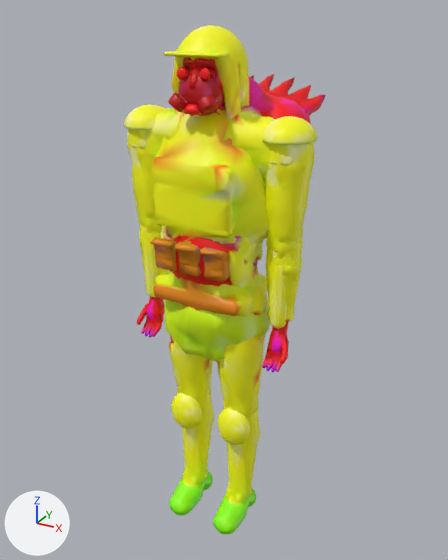
One commit to the glTF model models/zombie.glb: the scene before it, then after it.
One viewpoint serves both versions: a camera (50 mm lens) standing at (1.058, -1.864, 1.987) and looking at (-0.013, 0.082, 1.014). Every picture has the same lights, and +X, +Y and +Z are marked at lower left. The first picture is the older version. Vertices at exactly the same position are counted once.

The first picture shows 'boss_hump', 'brute_helmet', 'brute_vest', 'head_c', 'shin.L', 'shin.R', 'thigh.L', 'thigh.R', 'torso_bloat', 'torso_jacket', 'uarm_jacket.L', 'uarm_jacket.R' and 14 more.
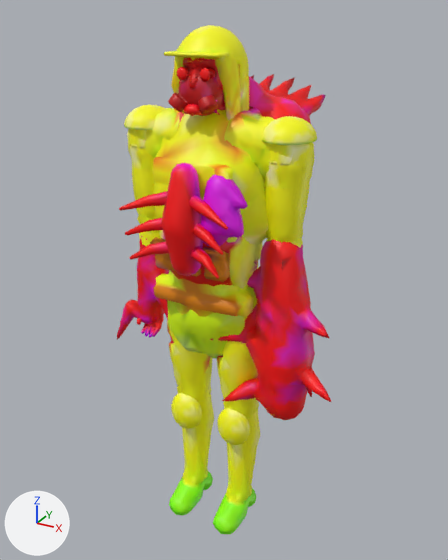
Pixel boxes [x1, y1, x2, y2] of what changed, in the pictures (448 x 560 px):
'boss_arm', added: after [210, 239, 331, 420]
'torso_jacket', reshaped: before [127, 106, 313, 362]; after [128, 106, 313, 359]
'walker_ribs', added (red): after [119, 163, 228, 279]
'torso_bloat', reshaped: before [159, 226, 263, 288]; after [159, 230, 262, 289]
'brute_breach', added (pink): after [201, 174, 248, 246]
'runner_tendons.L', added: after [117, 236, 169, 340]
'runner_tendons.R', added (mostly hidden): after [242, 304, 312, 397]
'farm_jacket.R', unchanged, covered by the edit: before [264, 238, 302, 372]; after [294, 238, 301, 246]

Edits to the bpy script that builds the scene:
```text
Add mat_defaultmaterial_038:
    mat_defaultmaterial_038 = bpy.data.materials.new('DefaultMaterial.038')
    mat_defaultmaterial_038.use_nodes = True; mat_defaultmaterial_038.node_tree.nodes.clear()
    _N = mat_defaultmaterial_038.node_tree.nodes; _L = mat_defaultmaterial_038.node_tree.links
    n0 = _N.new('ShaderNodeOutputMaterial'); n0.name = 'Material Output'
    n1 = _N.new('ShaderNodeBsdfPrincipled'); n1.name = 'Principled BSDF'
    n2 = _N.new('ShaderNodeVertexColor'); n2.name = 'Color Attribute'
    _L.new(n1.outputs[0], n0.inputs[0])  # 'BSDF' to 'Surface'
    _L.new(n2.outputs[0], n1.inputs[0])  # 'Color' to 'Base Color'
Change me_torso_bloat_003:
    remove me_torso_bloat_003.from_pydata(...)  # 1302 vertices, 2600 faces; spans x -0.337..0.334, y -0.197..0.153, z 0.759..1.764
    remove me_torso_bloat_003.materials.append(mat_defaultmaterial_024)
    add me_torso_bloat_003.from_pydata(...)  # 1302 vertices, 2600 faces; spans x -0.336..0.333, y -0.198..0.131, z 0.776..1.764
    me_torso_bloat_003 part 1: 1 vertex moved within x 0.164, y -0.095, z 1.278; 1134 vertices removed from x -0.337..0.334, y -0.197..0.153, z 0.759..1.755; 1134 vertices added at x -0.336..0.329, y -0.198..0.131, z 0.776..1.762
    add me_torso_bloat_003.materials.append(mat_defaultmaterial_028)
Change me_torso_jacket_003:
    remove me_torso_jacket_003.from_pydata(...)  # 1308 vertices, 2600 faces; spans x -0.355..0.352, y -0.172..0.189, z 0.725..1.776
    remove me_torso_jacket_003.materials.append(mat_defaultmaterial_025)
    add me_torso_jacket_003.from_pydata(...)  # 1302 vertices, 2600 faces; spans x -0.351..0.352, y -0.162..0.189, z 0.734..1.776
    me_torso_jacket_003 part 2: 7 vertices moved within x -0.328..0.244, y -0.133..0.087, z 1.237..1.575; 1063 vertices removed from x -0.355..0.352, y -0.172..0.189, z 0.725..1.77; 1077 vertices added at x -0.35..0.352, y -0.162..0.189, z 0.734..1.763
    other edits to the shape of me_torso_jacket_003 do not show in these pictures
    add me_torso_jacket_003.materials.append(mat_defaultmaterial_029)
Add ob_walker_ribs:
    ob_walker_ribs = bpy.data.objects.new('walker_ribs', me_walker_ribs)  # 475 vertices, 922 faces; spans x -0.205..0.205, y -0.296..-0.151, z 1.145..1.535
    ob_walker_ribs.location = (0.0, 0.0, 0.0)
Add ob_runner_tendons_r:
    ob_runner_tendons_r = bpy.data.objects.new('runner_tendons.R', me_runner_tendons_r)  # 377 vertices, 750 faces; spans x 0.13..0.435, y -0.091..0.05, z 0.717..1.261
    ob_runner_tendons_r.location = (0.0, 0.0, 0.0)
Add ob_runner_tendons_l:
    ob_runner_tendons_l = bpy.data.objects.new('runner_tendons.L', me_runner_tendons_l)  # 377 vertices, 750 faces; spans x -0.435..-0.13, y -0.091..0.05, z 0.717..1.261
    ob_runner_tendons_l.location = (0.0, 0.0, 0.0)
Add ob_brute_breach:
    ob_brute_breach = bpy.data.objects.new('brute_breach', me_brute_breach)  # 252 vertices, 500 faces; spans x 0.047..0.219, y -0.259..-0.129, z 1.253..1.511
    ob_brute_breach.location = (0.0, 0.0, 0.0)
Add ob_boss_arm:
    ob_boss_arm = bpy.data.objects.new('boss_arm', me_boss_arm)  # 552 vertices, 1100 faces; spans x 0.035..0.531, y -0.18..0.071, z 0.593..1.282
    ob_boss_arm.location = (0.0, 0.0, 0.0)
```
